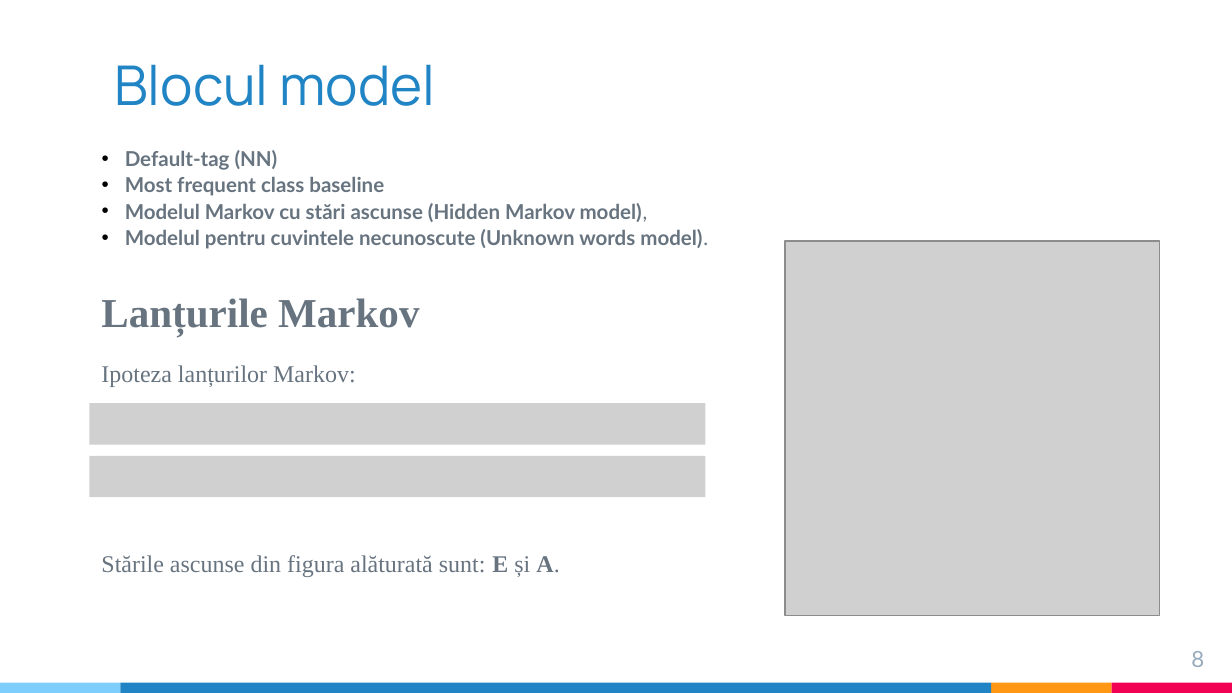
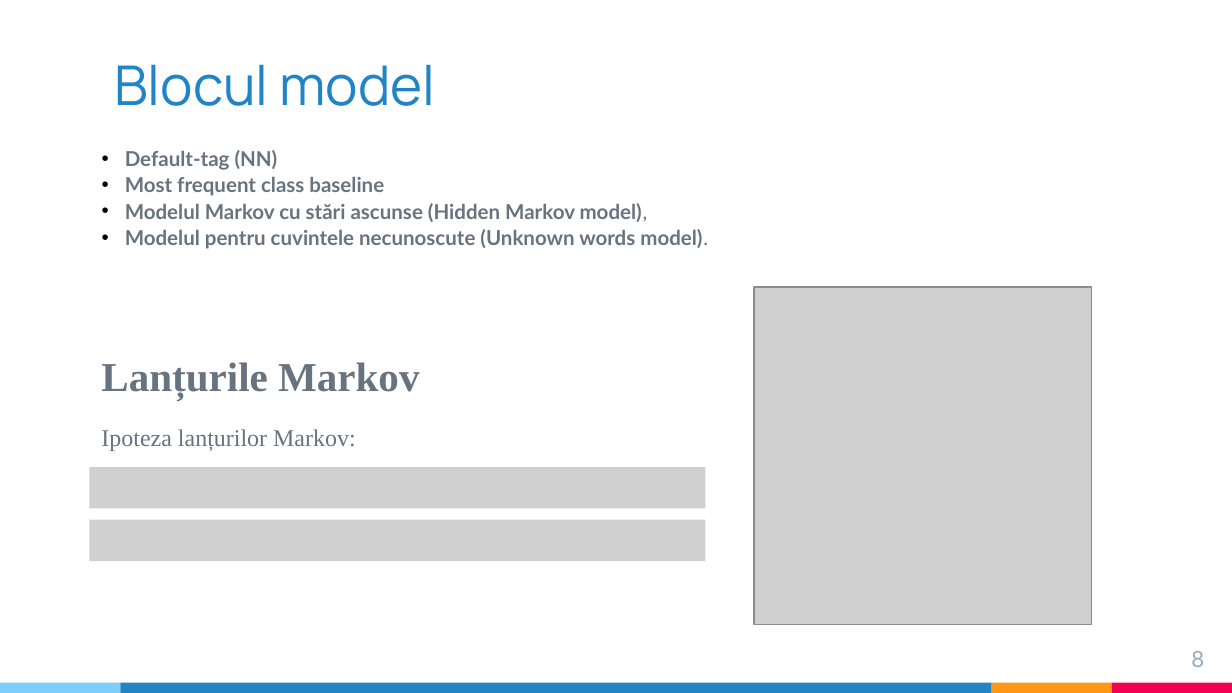
Before and after one commit to ST4NSB/part-of-speech-tagging, a slide deck: slide 8 of docs/pos_tagging_prezentare_Barbulescu.pptx. Drawn at 1232x693 pixels with LibreOffice and Linux fonts; fonts in the diff are those of the drawing; grey boxes stand for pictures. Boxes give left, top, right and bottom in pixels: in the first picture for what was removed or moved away, otherwise in the second. Text is boxed around its words. In the diff, an @@ line names an element or a change of style, - is before the commit and + after.

```diff
--- a/docs/pos_tagging_prezentare_Barbulescu.pptx
+++ b/docs/pos_tagging_prezentare_Barbulescu.pptx
@@ picture: place and size @@
-picture at bbox=[785, 241, 1159, 616]
+picture at bbox=[754, 287, 1092, 625]
@@ text "Lanțurile Markov": place and size @@
-text "Lanțurile Markov" at bbox=[101, 298, 419, 335]
+text "Lanțurile Markov" at bbox=[101, 362, 419, 399]
@@ text "Ipoteza lanțurilor Markov:": place and size @@
-text "Ipoteza lanțurilor Markov:" at bbox=[101, 365, 356, 387]
+text "Ipoteza lanțurilor Markov:" at bbox=[101, 429, 356, 451]
@@ picture removed at bbox=[90, 403, 706, 445] @@
@@ picture: place and size @@
-picture at bbox=[90, 456, 706, 498]
+picture at bbox=[90, 467, 706, 509]
@@ picture added at bbox=[90, 520, 706, 562] @@
@@ text removed at bbox=[101, 555, 559, 577] @@
-Stările ascunse din figura alăturată sunt: E și A.
```
Also in this commit, not shown: 5 other slides changed, 1 slide removed.
